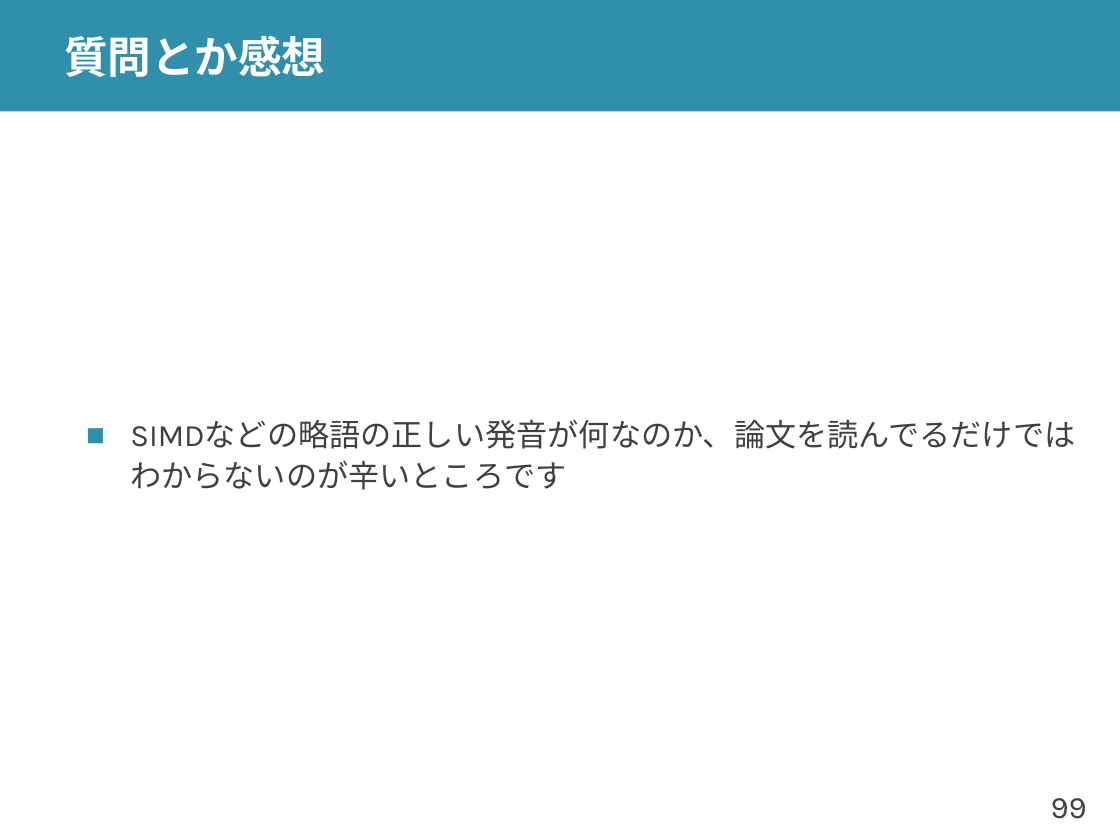
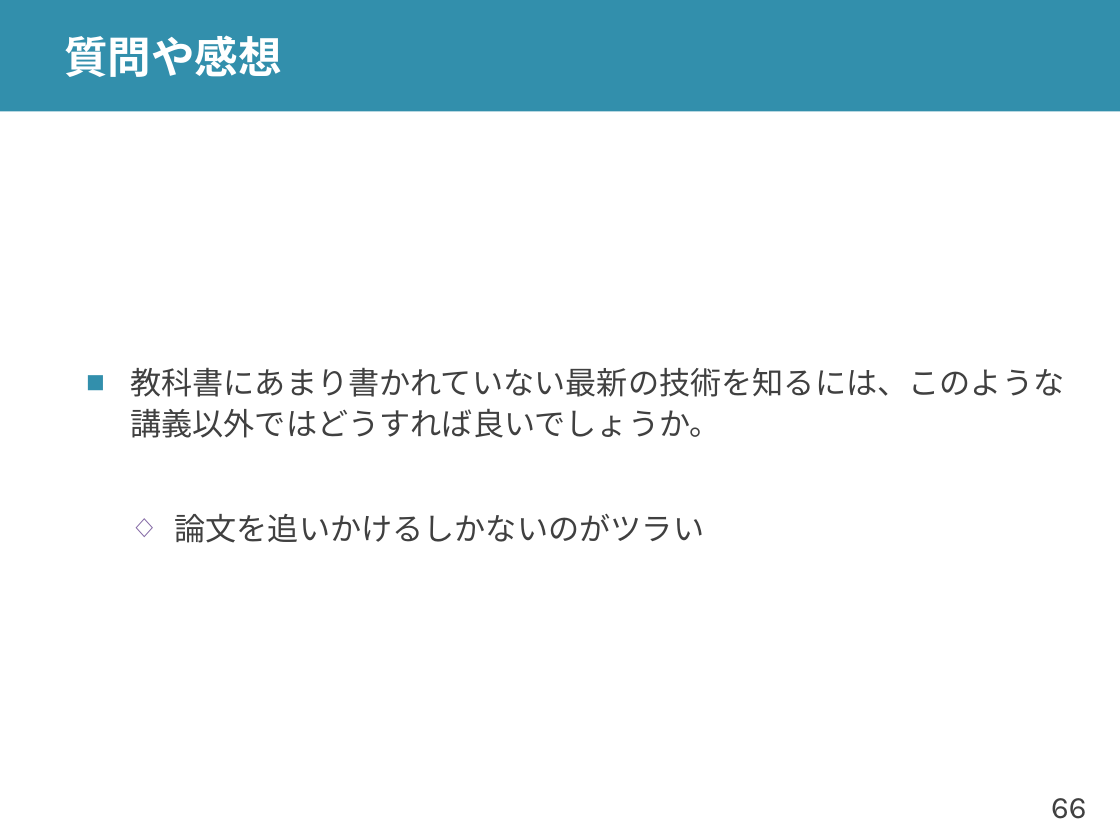
Before and after one commit to shioyadan/advanced-computer-organization, a slide deck: slide 66 of aco-shioya-12.pptx (slide 99 before the commit). Drawn at 1120x840 pixels with LibreOffice and Linux fonts; fonts in the diff are those of the drawing. Boxes give left, top, right and bottom in pixels: in the first picture for what was removed or moved away, otherwise in the second. Text is boxed around its words. In the diff, an @@ line names an element or a change of style, - is before the commit and + after.

Commit message:
回数の順序などを変更

```diff
--- a/aco-shioya-12.pptx
+++ b/aco-shioya-12.pptx
@@ title at (64,35,282,77): text changed @@
-質問とか感想
+質問や感想
@@ text at (130,367,1064,543): text changed @@
-■ SIMDなどの略語の正しい発音が何なのか、論文を読んでるだけではわからないのが辛いところです
+■ 教科書にあまり書かれていない最新の技術を知るには、このような講義以外ではどうすれば良いでしょうか。
+  ◇ 論文を追いかけるしかないのがツラい
@@ page number at (1051,798,1087,819): text changed @@
-99
+66
```
Also in this commit, not shown: 26 other slides changed, 43 slides added, 74 slides removed, 8 other files.
